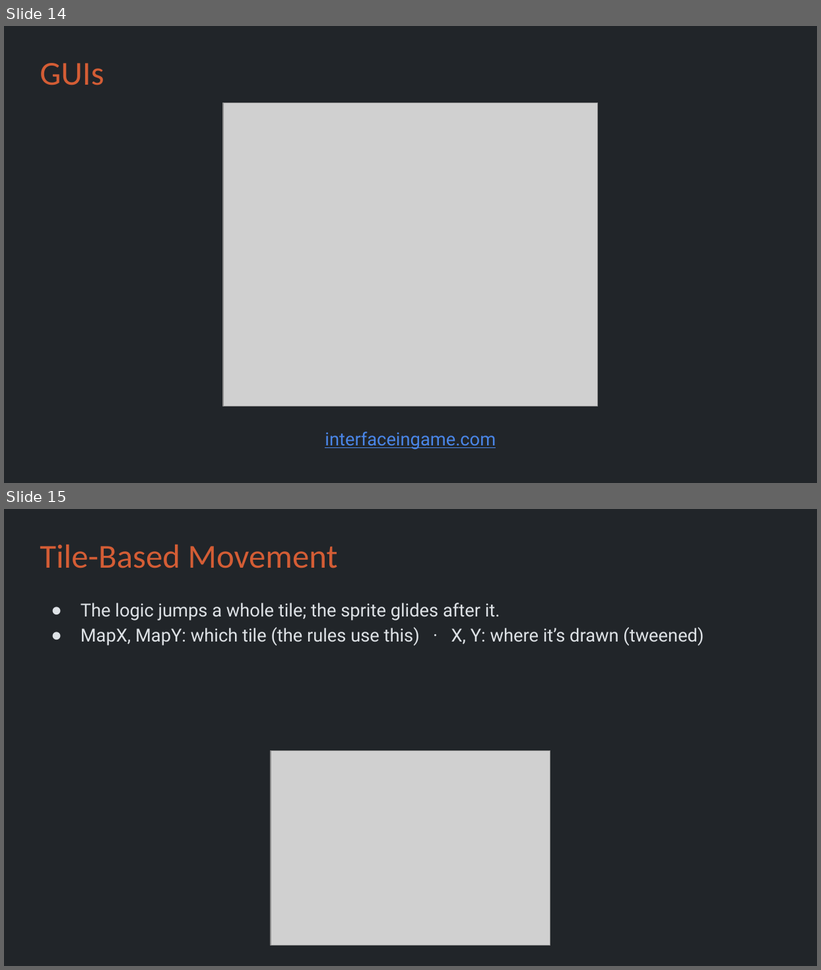
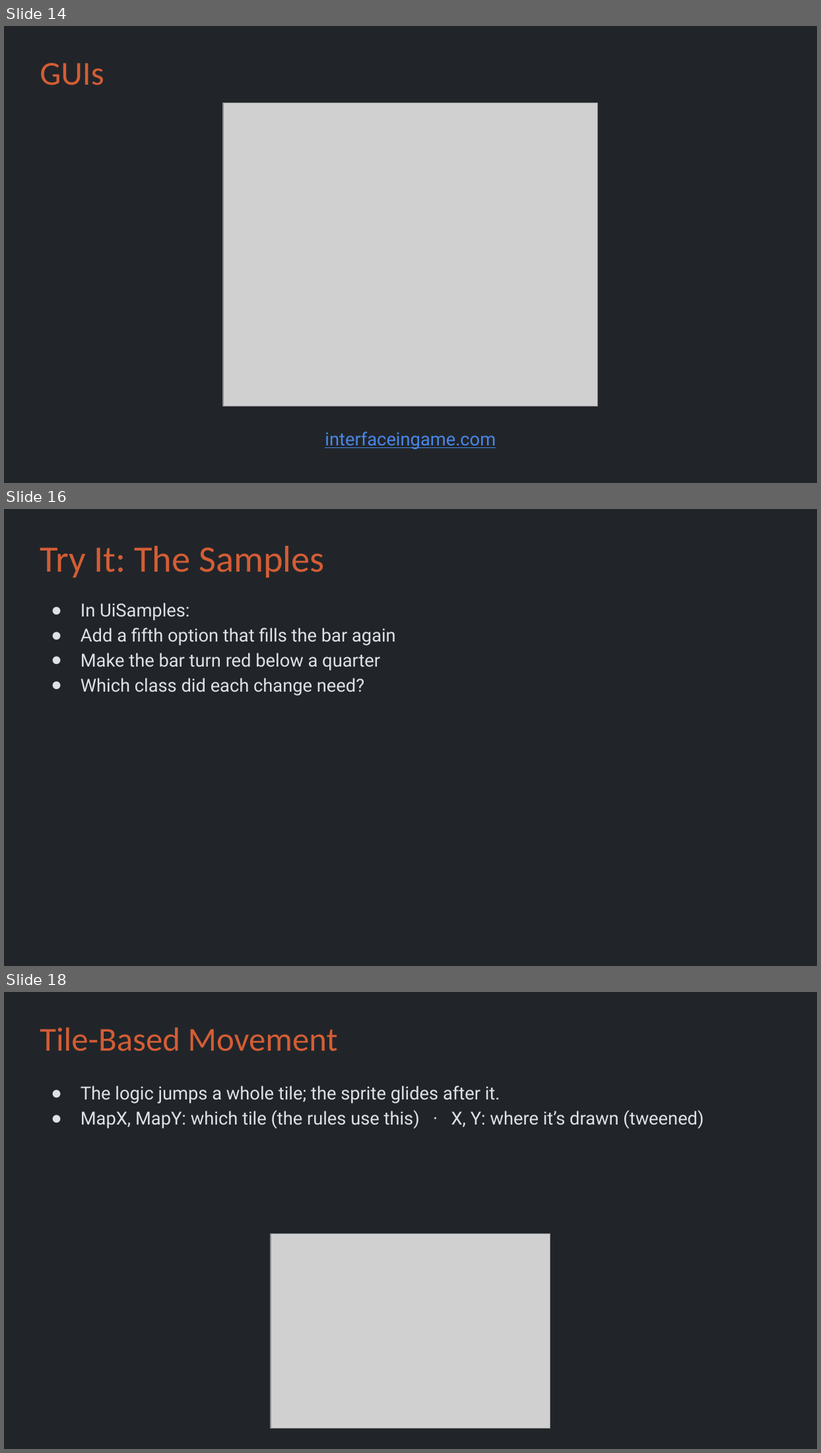
Before and after one commit to Metamate/gar, a slide deck: slides/10 Pokemon.pptx. Shown one above the other, each under a label of ours: slides 14 and 15 before the commit, slides 14, 16 and 18 after it; the slides between them are not shown. The pictures are 821x970 and 821x1453 pixels, drawn with LibreOffice and Linux fonts; fonts in the diff are those of the drawing; grey boxes stand for pictures. Boxes give left, top, right and bottom in pixels: in the first picture for what was removed or moved away, otherwise in the second. Text is boxed around its words. In the diff, an @@ line names an element or a change of style, - is before the commit and + after.

```diff
--- a/slides/10 Pokemon.pptx
+++ b/slides/10 Pokemon.pptx
@@ slide 16 added at (x1=4, y1=509, x2=817, y2=966), background #212529 @@
@@ title added at (x1=40, y1=546, x2=325, y2=578), 33 pt, text #D45D35 @@
+Try It: The Samples
@@ text added at (x1=81, y1=603, x2=396, y2=696), 16 pt, text #DEE2E6 @@
+● In UiSamples:
+● Add a fifth option that fills the bar again
+● Make the bar turn red below a quarter
+● Which class did each change need?
@@ what was slide 15 is now slide 18 @@
```
Also in this commit, not shown: 2 other slides added, 1 other file.
